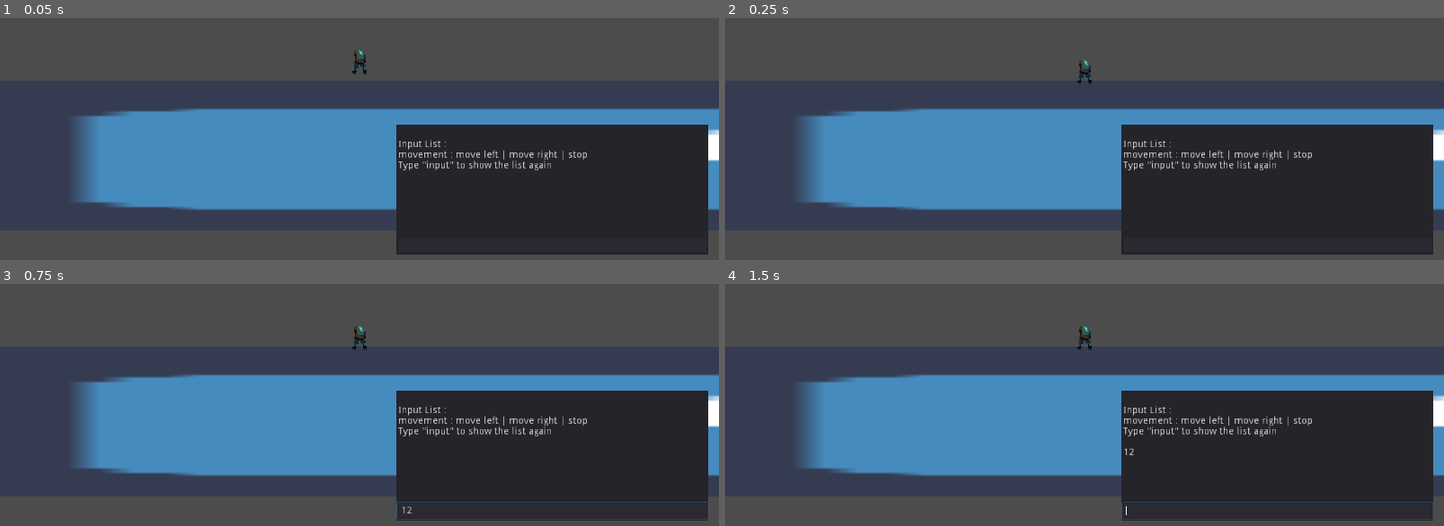
Above: before the commit, frames 1-4 (two rows, left to right).
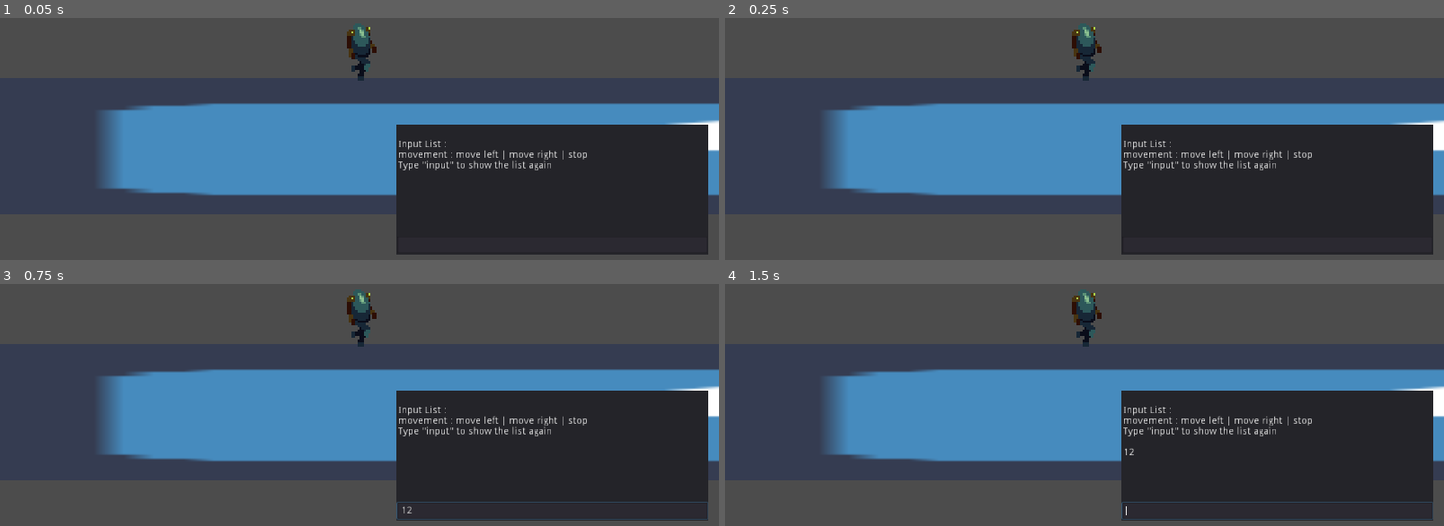
Above: after the commit, the same moments.

Repository: GustavoMarciano/LD41
Game: Godot game, scene res://levels/testlevel/TestLevel.tscn
Same seed, same stepped clock (60 frames per second), same inputs: the game is played once before the commit and once after it. This scene is started directly instead of the project's main scene. The engine's default icon, where the game draws it, is replaced by a stand-in: a white triangle on a blue panel in a dark square.
Inputs (mouse positions are in pixels of both pictures, inside the frame that each line leads up to):
- Up to frame 1 (0.05 s): no input
- Up to frame 2 (0.25 s): no input
- Up to frame 3 (0.75 s): click (553, 511) at 0.52 s; type "12" at 0.6 s
- Up to frame 4 (1.5 s): tap Enter at 1.25 s

The runs differ from the first frame. In frame 1, 7.8% of the frame differs, in the area x 10-100%, y 2-80%; in frame 2, 7.9%; in frame 3, 7.9%; in frame 4, 7.9%.

Commit message:
Added animations walk left and right

Diff:
--- a/LD41/characters/player/Player.gd
+++ b/LD41/characters/player/Player.gd
@@ -23,14 +23,15 @@
 	match direction:
 		"left":
 			dir = left
-			$"icon".flip_h = true
+			$Animations.play("Walk Left")
 		"right":
 			dir = right
-			$"icon".flip_h = false
+			$Animations.play("Walk Right")
 		"up":
 			dir = up
 		"down":
 			dir = down
 		"stop":
 			dir = stop
+			$Animations.stop()
 	pass
--- a/LD41/characters/player/Player.tscn
+++ b/LD41/characters/player/Player.tscn
@@ -7,20 +7,82 @@
 [sub_resource type="CapsuleShape2D" id=1]
 
 custom_solver_bias = 0.0
-radius = 5.08544
-height = 1.93387
+radius = 15.211
+height = 3.17287
 
-[sub_resource type="CapsuleShape2D" id=3]
+[sub_resource type="CapsuleShape2D" id=2]
 
 custom_solver_bias = 0.0
 radius = 5.10101
 height = 1.8512
 
-[sub_resource type="CapsuleShape2D" id=2]
+[sub_resource type="CapsuleShape2D" id=3]
 
 custom_solver_bias = 0.0
 radius = 14.4383
 height = 208.153
+
+[sub_resource type="Animation" id=5]
+
+resource_name = "Walk Left"
+length = 0.7
+loop = true
+step = 0.1
+tracks/0/type = "value"
+tracks/0/path = NodePath("icon:frame")
+tracks/0/interp = 1
+tracks/0/loop_wrap = true
+tracks/0/imported = false
+tracks/0/enabled = true
+tracks/0/keys = {
+"times": PoolRealArray( 0, 0.1, 0.2, 0.3, 0.4, 0.5, 0.6 ),
+"transitions": PoolRealArray( 1, 1, 1, 1, 1, 1, 1 ),
+"update": 1,
+"values": [ 0, 1, 2, 3, 4, 5, 6 ]
+}
+tracks/1/type = "value"
+tracks/1/path = NodePath("icon:flip_h")
+tracks/1/interp = 1
+tracks/1/loop_wrap = true
+tracks/1/imported = false
+tracks/1/enabled = true
+tracks/1/keys = {
+"times": PoolRealArray( 0 ),
+"transitions": PoolRealArray( 1 ),
+"update": 1,
+"values": [ true ]
+}
+
+[sub_resource type="Animation" id=4]
+
+resource_name = "Walk Right"
+length = 0.7
+loop = true
+step = 0.1
+tracks/0/type = "value"
+tracks/0/path = NodePath("icon:frame")
+tracks/0/interp = 1
+tracks/0/loop_wrap = true
+tracks/0/imported = false
+tracks/0/enabled = true
+tracks/0/keys = {
+"times": PoolRealArray( 0, 0.1, 0.2, 0.3, 0.4, 0.5, 0.6 ),
+"transitions": PoolRealArray( 1, 1, 1, 1, 1, 1, 1 ),
+"update": 1,
+"values": [ 6, 1, 2, 3, 4, 5, 6 ]
+}
+tracks/1/type = "value"
+tracks/1/path = NodePath("icon:flip_h")
+tracks/1/interp = 1
+tracks/1/loop_wrap = true
+tracks/1/imported = false
+tracks/1/enabled = true
+tracks/1/keys = {
+"times": PoolRealArray( 0 ),
+"transitions": PoolRealArray( 1 ),
+"update": 1,
+"values": [ false ]
+}
 
 [node name="KinematicBody2D" type="KinematicBody2D"]
 
@@ -29,6 +91,7 @@
 collision_mask = 1
 collision/safe_margin = 0.08
 script = ExtResource( 1 )
+_sections_unfolded = [ "Transform" ]
 
 [node name="HUD" parent="." index="0" instance=ExtResource( 2 )]
 
@@ -42,7 +105,7 @@
 anchor_mode = 1
 rotating = false
 current = true
-zoom = Vector2( 0.3, 0.3 )
+zoom = Vector2( 0.33, 0.33 )
 limit_left = -10000000
 limit_top = -10000000
 limit_right = 10000000
@@ -66,14 +129,14 @@
 [node name="icon" type="Sprite" parent="." index="3"]
 
 position = Vector2( 0.0283699, -0.0701561 )
-scale = Vector2( 0.50483, 0.418265 )
 texture = ExtResource( 3 )
 hframes = 7
-frame = 2
-_sections_unfolded = [ "Animation", "Offset" ]
+frame = 6
+_sections_unfolded = [ "Animation", "Offset", "Transform" ]
 
 [node name="PlayerArea2D" type="Area2D" parent="." index="4"]
 
+editor/display_folded = true
 input_pickable = true
 gravity_vec = Vector2( 0, 1 )
 gravity = 98.0
@@ -86,11 +149,12 @@
 
 modulate = Color( 0.136335, 0.972656, 0.0417938, 1 )
 position = Vector2( 0.0565643, 1.52716 )
-shape = SubResource( 3 )
+shape = SubResource( 2 )
 _sections_unfolded = [ "Visibility" ]
 
 [node name="RadarAreaD2" type="Area2D" parent="." index="5"]
 
+editor/display_folded = true
 input_pickable = true
 gravity_vec = Vector2( 0, 1 )
 gravity = 98.0
@@ -105,5 +169,16 @@
 self_modulate = Color( 0.101563, 1, 0, 1 )
 position = Vector2( 0.0565643, 1.52716 )
 rotation = 1.5708
-shape = SubResource( 2 )
+shape = SubResource( 3 )
 _sections_unfolded = [ "Transform", "Visibility" ]
+
+[node name="Animations" type="AnimationPlayer" parent="." index="6"]
+
+root_node = NodePath("..")
+autoplay = ""
+playback_process_mode = 1
+playback_default_blend_time = 0.0
+playback_speed = 1.0
+"anims/Walk Left" = SubResource( 5 )
+"anims/Walk Right" = SubResource( 4 )
+blend_times = [  ]
Not shown: 1 places in LD41/characters/player/Player.tscn that only renumber resources
Binary file changed: LD41/characters/player/player.png
Not shown, changed: LD41/characters/player/player.png.import
